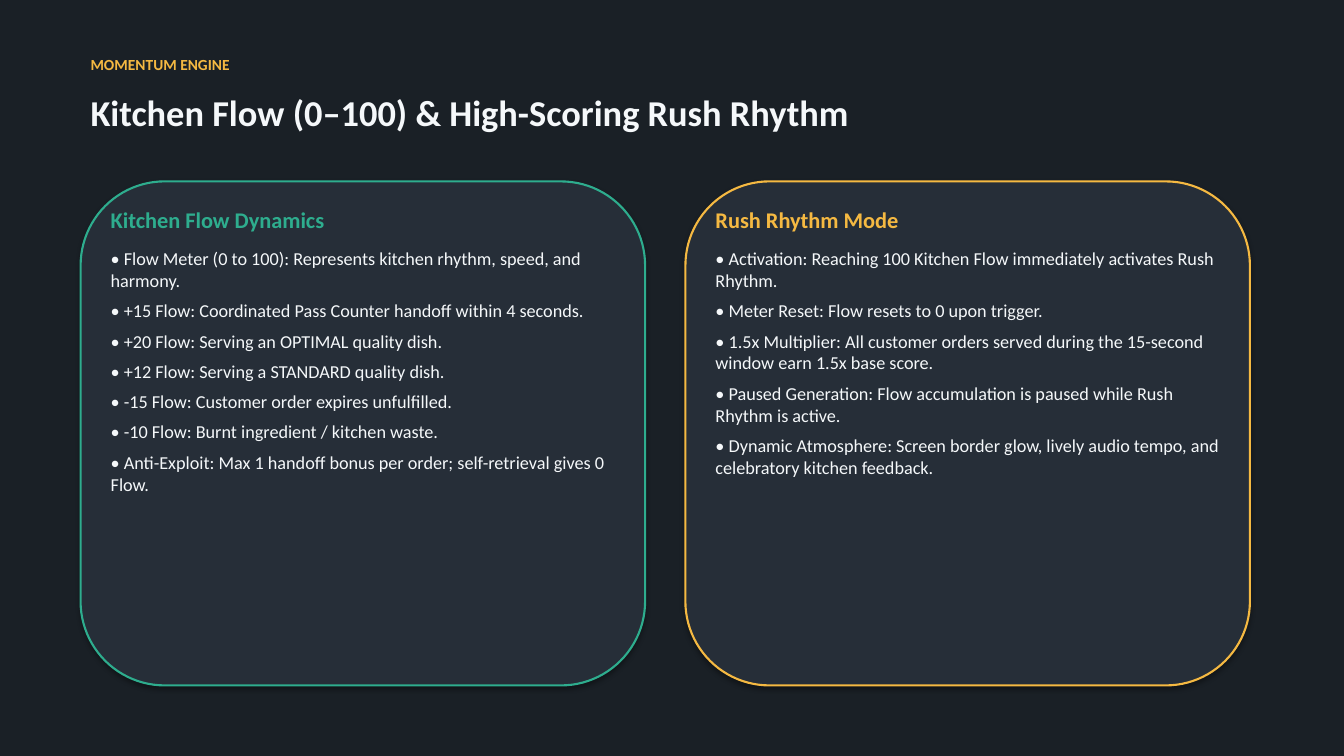
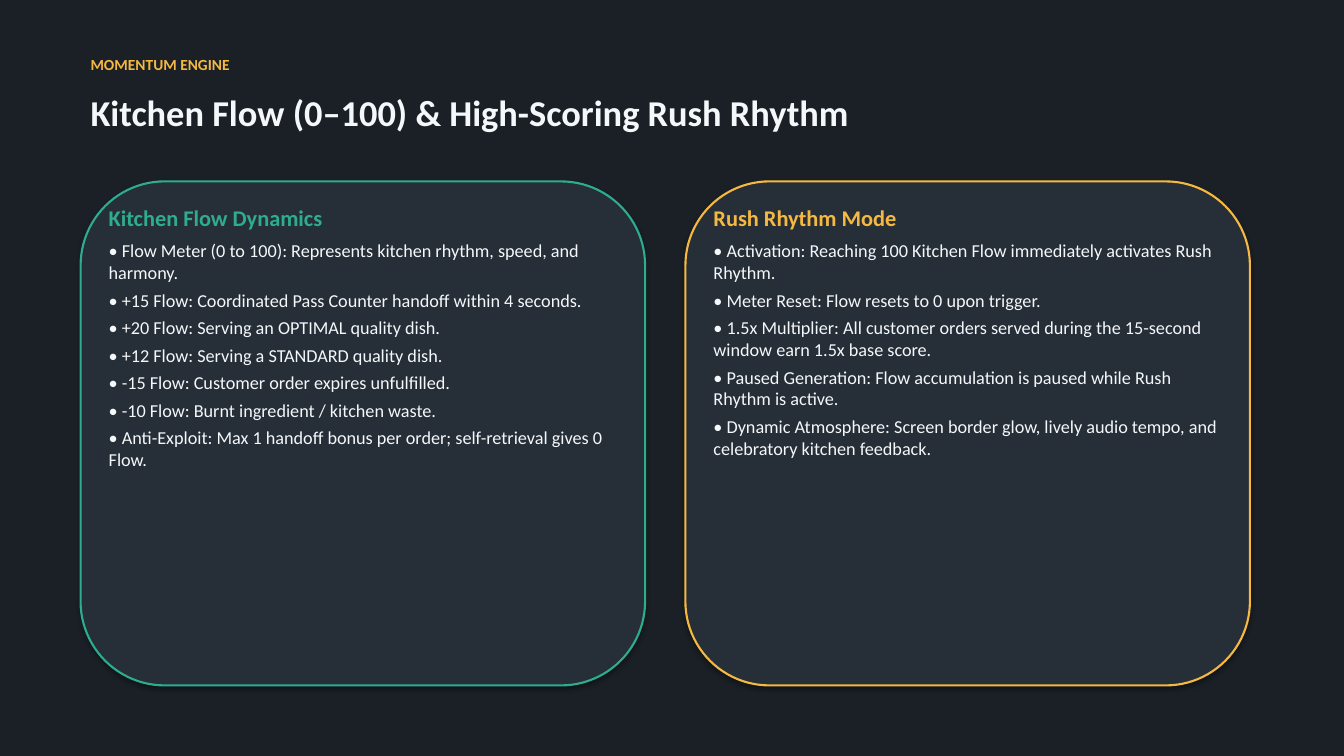
Before and after one commit to madlyham/two-ladles, a slide deck: slide 9 of docs/two_ladles_concept.pptx (slide 7 before the commit). Drawn at 1344x756 pixels with LibreOffice and Linux fonts; fonts in the diff are those of the drawing. Boxes give left, top, right and bottom in pixels: in the first picture for what was removed or moved away, otherwise in the second. Text is boxed around its words. In the diff, an @@ line names an element or a change of style, - is before the commit and + after.

```diff
--- a/docs/two_ladles_concept.pptx
+++ b/docs/two_ladles_concept.pptx
@@ text "Kitchen Flow Dynamics" at (109,210,602,466): less space between paragraphs @@
@@ text "Rush Rhythm Mode" at (713,210,1217,458): less space between paragraphs @@
```
Also in this commit, not shown: 10 other slides changed, 4 slides added, 1 slide removed, 43 other files.
